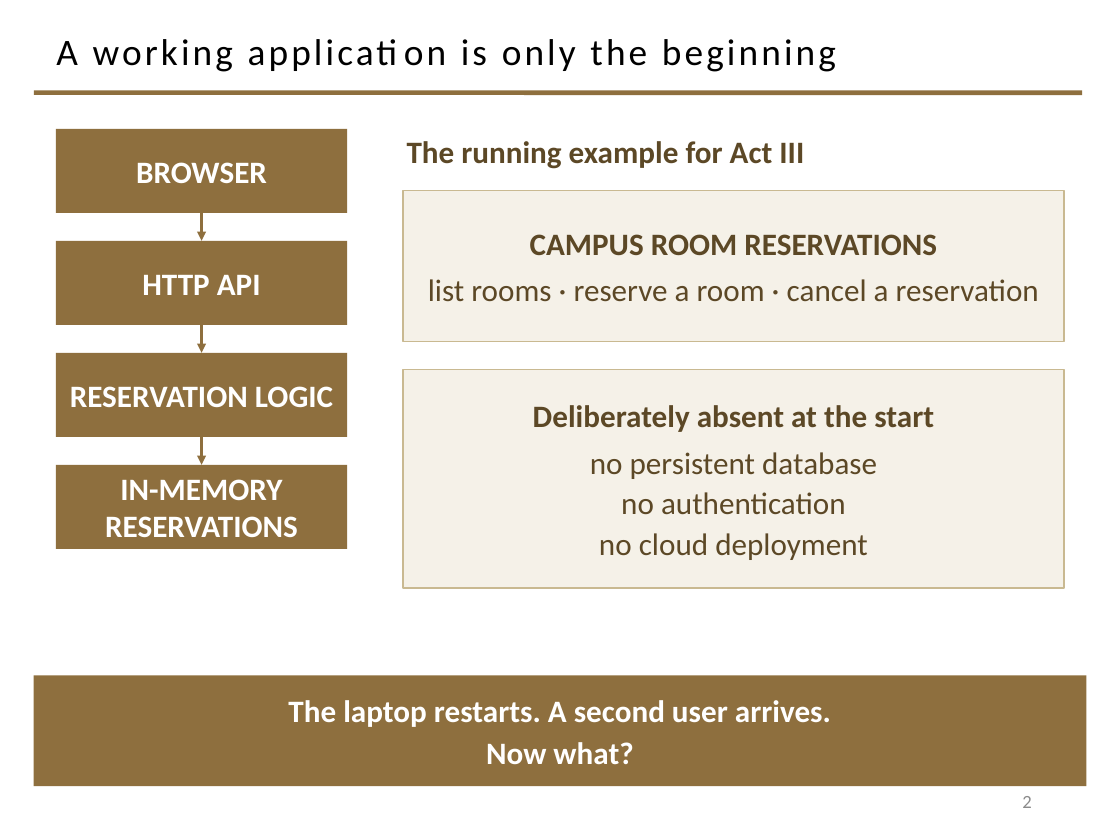
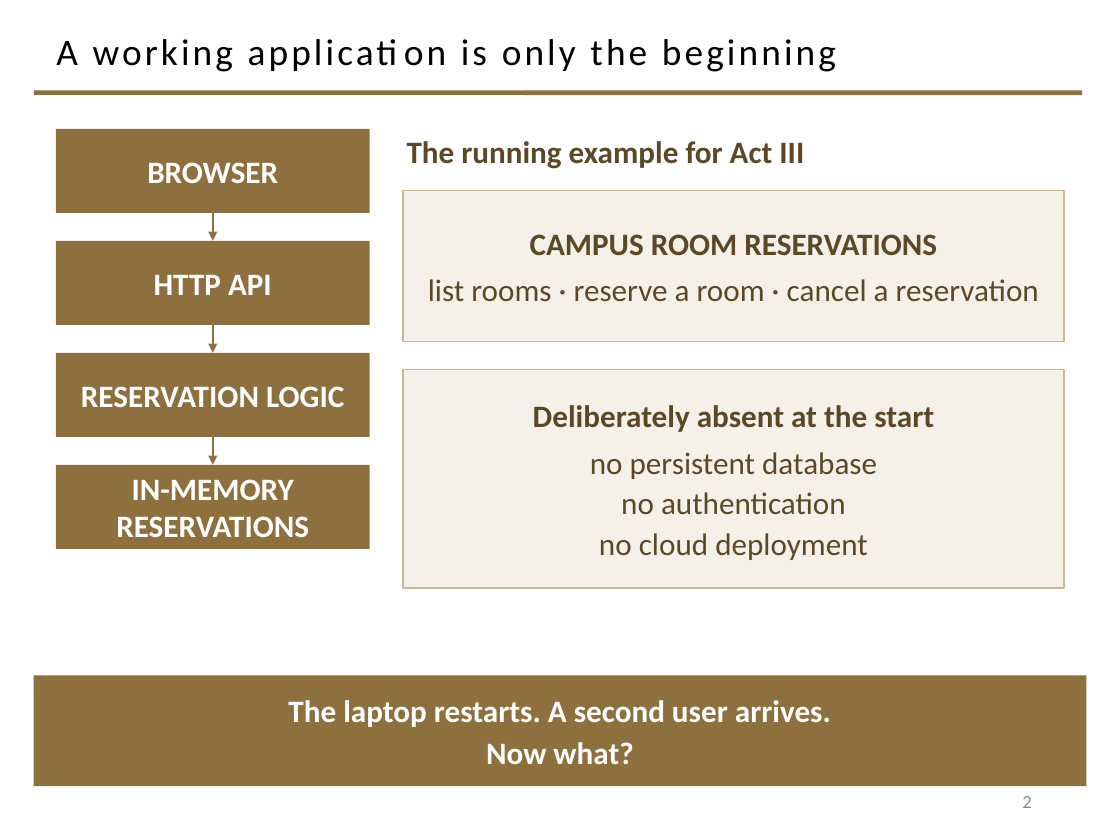
Before and after one commit to davisjam/model-based-agentic-software-engineering, a slide deck: slide 2 of course/lectures/act-3-software-in-the-world/3-0-Act-III-Kickoff.pptx. Drawn at 1120x840 pixels with LibreOffice and Linux fonts; fonts in the diff are those of the drawing; background and template pictures are left out. Boxes give left, top, right and bottom in pixels: in the first picture for what was removed or moved away, otherwise in the second. Text is boxed around its words. In the diff, an @@ line names an element or a change of style, - is before the commit and + after.

```diff
--- a/course/lectures/act-3-software-in-the-world/3-0-Act-III-Kickoff.pptx
+++ b/course/lectures/act-3-software-in-the-world/3-0-Act-III-Kickoff.pptx
@@ rectangle "BROWSER": place and size @@
-rectangle "BROWSER" at (56,129,347,213)
+rectangle "BROWSER" at (56,129,370,213)
@@ rectangle "HTTP API": place and size @@
-rectangle "HTTP API" at (56,241,347,325)
+rectangle "HTTP API" at (56,241,370,325)
@@ rectangle "RESERVATION LOGIC": place and size @@
-rectangle "RESERVATION LOGIC" at (56,353,347,437)
+rectangle "RESERVATION LOGIC" at (56,353,370,437)
@@ 3 arrows: place and size @@
-3 arrows at (202,213,202,465)
+3 arrows at (213,213,213,465)
@@ rectangle "IN-MEMORY RESERVATIONS": place and size @@
-rectangle "IN-MEMORY RESERVATIONS" at (56,465,347,549)
+rectangle "IN-MEMORY RESERVATIONS" at (56,465,370,549)
```
Also in this commit, not shown: 3 other slides changed.
